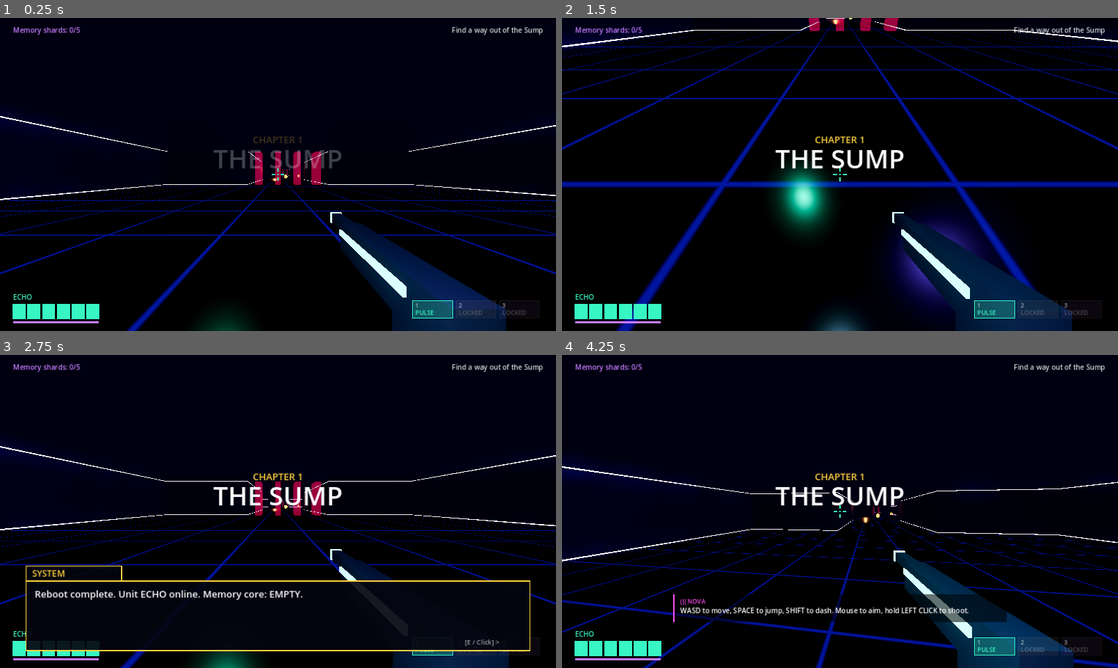
Above: before the commit, frames 1-4 (two rows, left to right).
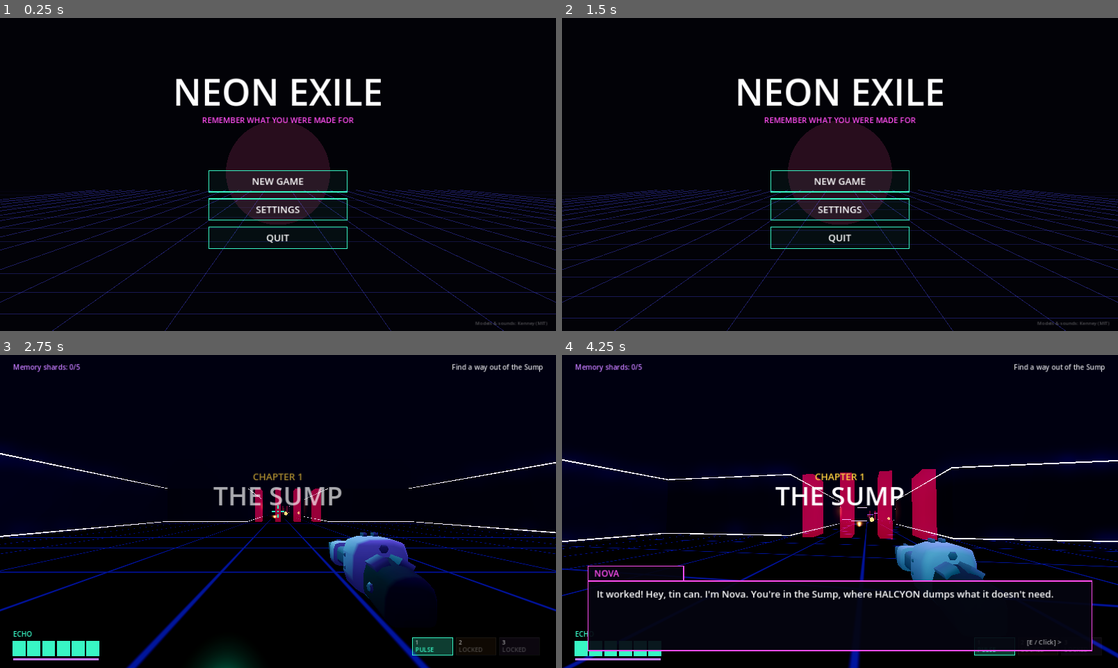
Above: after the commit, the same moments.

Repository: maximilianmischkin436-lgtm/Store
Game: Godot game, scene res://menu.tscn
Two runs of this game, one before a commit and one after it. Both use one fixed random seed, a clock stepped at 60 frames per second and the inputs below. Before the commit the project starts from res://game3d.tscn. Sound files missing from this copy of the repository are replaced by a short silence.
Inputs (mouse positions are in pixels of both pictures, inside the frame that each line leads up to):
- Up to frame 1 (0.25 s): no input
- Up to frame 2 (1.5 s): click (840, 208) at 0.5 s, where only the run after the commit has a clickable "SETTINGS"; click (840, 305) at 1.25 s, where only the run after the commit has a clickable "BACK"
- Up to frame 3 (2.75 s): click (278, 517) at 2 s, where only the run after the commit has a clickable "NEW GAME"
- Up to frame 4 (4.25 s): tap Enter at 2.75 s; move the mouse to (867, 511) at 2.77 s; hold W (up) from 2.78 s (still down); tap Q (ability) at 2.85 s; click (867, 511) at 2.92 s; tap Space (jump) at 3.02, 3.32, 3.77, 4.07 s; tap Shift (dash) at 3.05, 3.6 s; move the mouse to (812, 511) at 3.52 s; click (812, 511) at 3.67 s; tap J (shoot) at 3.8 s

The runs differ from the first frame. In frame 1, 20% of the frame differs, in the area x 0-100%, y 2-100%; in frame 2, 27%, in the area x 0-100%, y 0-100%; in frame 3, 12%; in frame 4, 17%.

Commit message:
Neon Exile: Kenney models and sounds, generated music, main menu, settings, save/continue, pause
Co-Authored-By: Claude Opus 5.5 <noreply@anthropic.com>
Claude-Session: https://claude.ai/code/session_01E5rt3pWNQ4N5fdCaZqhZuK

Diff:
--- /dev/null
+++ b/neon-exile/menu.tscn
@@ -0,0 +1,10 @@
+[gd_scene load_steps=2 format=3]
+
+[ext_resource type="Script" path="res://scripts3d/menu.gd" id="1"]
+
+[node name="Menu" type="Control"]
+layout_mode = 3
+anchors_preset = 15
+anchor_right = 1.0
+anchor_bottom = 1.0
+script = ExtResource("1")
--- a/neon-exile/project.godot
+++ b/neon-exile/project.godot
@@ -5,7 +5,7 @@
 
 config/name="Neon Exile"
 config/description="A neon sci-fi action RPG."
-run/main_scene="res://game3d.tscn"
+run/main_scene="res://menu.tscn"
 config/features=PackedStringArray("4.3", "GL Compatibility")
 
 [display]
@@ -20,3 +20,7 @@
 renderer/rendering_method="gl_compatibility"
 renderer/rendering_method.mobile="gl_compatibility"
 environment/defaults/default_clear_color=Color(0.027, 0.027, 0.06, 1)
+
+[autoload]
+
+Game="*res://scripts3d/game_state.gd"
--- a/neon-exile/scripts3d/boss3d.gd
+++ b/neon-exile/scripts3d/boss3d.gd
@@ -126,6 +126,7 @@
 			mode_t -= delta
 			if get_slide_collision_count() > 0 or mode_t <= 0.0:
 				main.shake(0.4)
+				Game.sfx("land", 0.4, 1.0)
 				_ring(16 + phase * 4, 9.0, 0.6)
 				mode = "idle"
 				cd = 1.3
@@ -198,5 +199,7 @@
 		return
 	hp -= dmg
 	flash = 0.06
+	if randf() < 0.3:
+		Game.sfx("enemy_hurt", 0.6, 0.5)
 	if hp <= 0:
 		main.on_boss_killed(self)
--- a/neon-exile/scripts3d/enemy3d.gd
+++ b/neon-exile/scripts3d/enemy3d.gd
@@ -59,22 +59,32 @@
 		eye.emission_energy_multiplier = 4.0
 		_mesh(SphereMesh.new(), Vector3(0, 0.15, -radius * 0.85), Vector3.ONE * 0.22, eye)
 	else:
-		var core := SphereMesh.new()
-		core.radial_segments = 4
-		core.rings = 2
-		_mesh(core, Vector3.ZERO, Vector3(1.2, 1.6, 1.2), mat)
+		# Drohne: Kenney-Modell mit rotem Neon-Schimmer
+		var model: Node3D = load("res://assets/kenney/models/enemy-flying.glb").instantiate()
+		model.rotation_degrees.y = 180.0
+		model.scale = Vector3.ONE * 0.9
+		model.position.y = -0.4
+		visual.add_child(model)
+		_overlay(model)
 		var ring := TorusMesh.new()
 		ring.inner_radius = 0.95
 		ring.outer_radius = 1.05
 		var r := _mesh(ring, Vector3.ZERO, Vector3.ONE, mat)
 		r.rotation.x = PI / 2.0
 		legs.append(r)
-		var eye := StandardMaterial3D.new()
-		eye.emission_enabled = true
-		eye.emission = Color.WHITE
-		eye.emission_energy_multiplier = 5.0
-		_mesh(SphereMesh.new(), Vector3(0, 0, -0.5), Vector3.ONE * 0.3, eye)
 		position.y = 2.0
+
+var ovl: StandardMaterial3D
+func _overlay(n: Node) -> void:
+	if ovl == null:
+		ovl = StandardMaterial3D.new()
+		ovl.transparency = BaseMaterial3D.TRANSPARENCY_ALPHA
+		ovl.blend_mode = BaseMaterial3D.BLEND_MODE_ADD
+		ovl.albedo_color = Color(col, 0.25)
+	if n is MeshInstance3D:
+		n.material_overlay = ovl
+	for c in n.get_children():
+		_overlay(c)
 
 func _mesh(m: Mesh, pos: Vector3, scl: Vector3, material: Material) -> MeshInstance3D:
 	var mi := MeshInstance3D.new()
@@ -89,6 +99,8 @@
 	t += delta
 	flash = maxf(0.0, flash - delta)
 	mat.emission = Color.WHITE if flash > 0.0 else col
+	if ovl:
+		ovl.albedo_color = Color(1, 1, 1, 0.8) if flash > 0.0 else Color(col, 0.25)
 	if not main.can_control():
 		return
 	var p = main.player
@@ -124,6 +136,7 @@
 			fire_t = randf_range(1.3, 1.9)
 			var from := global_position + Vector3(0, radius, 0)
 			var aim: Vector3 = (p.center() - from).normalized()
+			Game.sfx("enemy_shot", 1.2, 0.35)
 			for s in [-0.08, 0.0, 0.08]:
 				main.spawn_proj(from, aim.rotated(Vector3.UP, s) * 15.0, col)
 		if randf() < delta * 0.4:
@@ -136,7 +149,10 @@
 	flash = 0.08
 	awake = true
 	knock = Vector3(dir.x, 0, dir.z).normalized() * 5.0
+	if hp > 0:
+		Game.sfx("enemy_hurt", 1.0, 0.4)
 	if hp <= 0:
+		Game.sfx("enemy_die", 1.0, 0.7)
 		main.burst(global_position + Vector3(0, radius, 0), col, 30)
 		main.on_enemy_killed(self)
 		queue_free()
--- /dev/null
+++ b/neon-exile/scripts3d/game_state.gd
@@ -0,0 +1,104 @@
+extends Node
+# Autoload "Game": Einstellungen, Spielstand, Musik und Soundeffekte.
+
+const SAVE_PATH := "user://save.cfg"
+var sensitivity := 1.0
+var music_vol := 0.7
+var sfx_vol := 0.8
+var fullscreen := false
+var progress := 0          # 0 Start, 1 Schrottplatz geschafft, 2 Fragment, 3 Kapitel fertig
+var best_time := 0.0
+var continue_game := false
+
+var music: AudioStreamPlayer
+var current_track := ""
+var sfx_pool: Array = []
+var sounds := {}
+var walk: AudioStreamPlayer
+
+const SFX := {
+	"pulse": "res://assets/kenney/sounds/blaster_repeater.ogg",
+	"scatter": "res://assets/kenney/sounds/blaster.ogg",
+	"rail": "res://assets/kenney/sounds/blaster.ogg",
+	"enemy_shot": "res://assets/kenney/sounds/enemy_attack.ogg",
+	"enemy_die": "res://assets/kenney/sounds/enemy_destroy.ogg",
+	"enemy_hurt": "res://assets/kenney/sounds/enemy_hurt.ogg",
+	"jump": "res://assets/kenney/sounds/jump_a.ogg",
+	"land": "res://assets/kenney/sounds/land.ogg",
+	"swap": "res://assets/kenney/sounds/weapon_change.ogg",
+}
+
+func _ready() -> void:
+	process_mode = Node.PROCESS_MODE_ALWAYS
+	load_save()
+	music = AudioStreamPlayer.new()
+	music.finished.connect(func(): music.play())
+	add_child(music)
+	for i in 12:
+		var p := AudioStreamPlayer.new()
+		add_child(p)
+		sfx_pool.append(p)
+	for k in SFX:
+		sounds[k] = load(SFX[k])
+	walk = AudioStreamPlayer.new()
+	walk.stream = load("res://assets/kenney/sounds/walking.ogg")
+	walk.finished.connect(func(): if walk.get_meta("on", false): walk.play())
+	add_child(walk)
+	apply_settings()
+
+func apply_settings() -> void:
+	music.volume_db = linear_to_db(maxf(0.001, music_vol * 0.6))
+	walk.volume_db = linear_to_db(maxf(0.001, sfx_vol * 0.5))
+	if DisplayServer.get_name() != "headless":
+		DisplayServer.window_set_mode(DisplayServer.WINDOW_MODE_FULLSCREEN if fullscreen else DisplayServer.WINDOW_MODE_WINDOWED)
+
+func play_music(track: String) -> void:
+	if track == current_track:
+		return
+	current_track = track
+	music.stream = load("res://assets/music/%s.wav" % track)
+	music.play()
+
+func sfx(name: String, pitch: float = 1.0, vol: float = 1.0) -> void:
+	if not sounds.has(name):
+		return
+	for p in sfx_pool:
+		if not p.playing:
+			p.stream = sounds[name]
+			p.pitch_scale = pitch * randf_range(0.95, 1.05)
+			p.volume_db = linear_to_db(maxf(0.001, sfx_vol * vol))
+			p.play()
+			return
+
+func set_walking(on: bool) -> void:
+	walk.set_meta("on", on)
+	if on and not walk.playing:
+		walk.play()
+	elif not on and walk.playing:
+		walk.stop()
+
+func load_save() -> void:
+	var cf := ConfigFile.new()
+	if cf.load(SAVE_PATH) != OK:
+		return
+	sensitivity = cf.get_value("settings", "sensitivity", 1.0)
+	music_vol = cf.get_value("settings", "music", 0.7)
+	sfx_vol = cf.get_value("settings", "sfx", 0.8)
+	fullscreen = cf.get_value("settings", "fullscreen", false)
+	progress = cf.get_value("progress", "stage", 0)
+	best_time = cf.get_value("progress", "best_time", 0.0)
+
+func write_save() -> void:
+	var cf := ConfigFile.new()
+	cf.set_value("settings", "sensitivity", sensitivity)
+	cf.set_value("settings", "music", music_vol)
+	cf.set_value("settings", "sfx", sfx_vol)
+	cf.set_value("settings", "fullscreen", fullscreen)
+	cf.set_value("progress", "stage", progress)
+	cf.set_value("progress", "best_time", best_time)
+	cf.save(SAVE_PATH)
+
+func reach_stage(s: int) -> void:
+	if s > progress:
+		progress = s
+		write_save()
--- a/neon-exile/scripts3d/hud3d.gd
+++ b/neon-exile/scripts3d/hud3d.gd
@@ -95,7 +95,12 @@
 		draw_rect(Rect2(Vector2.ZERO, sz), Color(0.1, 0, 0.02, 0.6))
 		draw_string(font, Vector2(0, sz.y * 0.45), "SYSTEM FAILURE", HORIZONTAL_ALIGNMENT_CENTER, sz.x, 56, Color("#ff2d55"))
 		draw_string(font, Vector2(0, sz.y * 0.45 + 50), "Press E to reboot", HORIZONTAL_ALIGNMENT_CENTER, sz.x, 20, Color.WHITE)
+	if main.state == "paused":
+		draw_rect(Rect2(Vector2.ZERO, sz), Color(0, 0, 0, 0.6))
+		draw_string(font, Vector2(0, sz.y * 0.42), "PAUSED", HORIZONTAL_ALIGNMENT_CENTER, sz.x, 56, Color.WHITE)
+		draw_string(font, Vector2(0, sz.y * 0.42 + 50), "ESC  resume      M  main menu (progress is saved)", HORIZONTAL_ALIGNMENT_CENTER, sz.x, 18, Color(1, 1, 1, 0.7))
 	if main.state == "end":
+		draw_string(font, Vector2(0, sz.y * 0.4 + 130), "Press M for main menu", HORIZONTAL_ALIGNMENT_CENTER, sz.x, 16, Color(1, 1, 1, 0.5))
 		draw_rect(Rect2(Vector2.ZERO, sz), Color(0, 0, 0, 0.8))
 		draw_string(font, Vector2(0, sz.y * 0.4), "CHAPTER 1 COMPLETE", HORIZONTAL_ALIGNMENT_CENTER, sz.x, 48, Color("#ffd23d"))
 		draw_string(font, Vector2(0, sz.y * 0.4 + 50), "To be continued in Chapter 2: The Neon Market", HORIZONTAL_ALIGNMENT_CENTER, sz.x, 20, Color.WHITE)
--- a/neon-exile/scripts3d/main3d.gd
+++ b/neon-exile/scripts3d/main3d.gd
@@ -71,12 +71,47 @@
 	title_t = 6.0
 	objective = "Find a way out of the Sump"
 	Input.mouse_mode = Input.MOUSE_MODE_CAPTURED
+	Game.play_music("explore")
+	if Game.continue_game:
+		_apply_progress(Game.progress)
+
+# Spielstand fortsetzen: Bereiche, die schon geschafft sind, ueberspringen
+func _apply_progress(stage: int) -> void:
+	var T: float = level.T
+	seen["intro"] = true
+	seen["intro_done"] = true
+	title_t = 0.0
+	if stage >= 1:
+		seen["2"] = true
+		level.open_doors("D")
+		player.unlocked[1] = true
+		for e in get_tree().get_nodes_in_group("enemies"):
+			if e != boss and e.position.x < 43 * T:
+				e.queue_free()
+		checkpoint = Vector3(44.5 * T, 0, 14.5 * T)
+		objective = "Recover the memory shard"
+	if stage >= 2:
+		seen["3"] = true
+		for e in get_tree().get_nodes_in_group("enemies"):
+			if e != boss and e.position.x < 64 * T:
+				e.queue_free()
+		if shard_node:
+			shard_node.queue_free()
+			shard_node = null
+		shards = 1
+		player.unlocked[2] = true
+		player.ability_unlocked = true
+		level.open_doors("G")
+		checkpoint = Vector3(66.5 * T, 0, 14.5 * T)
+		objective = "Reach the lift"
+	player.position = checkpoint + Vector3(0, 0.2, 0)
+	radio("death")
 
 func _setup_input() -> void:
 	var keys := {
 		"up": [KEY_W, KEY_UP], "down": [KEY_S, KEY_DOWN], "left": [KEY_A, KEY_LEFT], "right": [KEY_D, KEY_RIGHT],
 		"jump": [KEY_SPACE], "dash": [KEY_SHIFT], "shoot": [KEY_J], "interact": [KEY_E, KEY_ENTER],
-		"weapon1": [KEY_1], "weapon2": [KEY_2], "weapon3": [KEY_3], "ability": [KEY_Q],
+		"menu": [KEY_M], "weapon1": [KEY_1], "weapon2": [KEY_2], "weapon3": [KEY_3], "ability": [KEY_Q],
 	}
 	for action in keys:
 		if not InputMap.has_action(action):
@@ -298,7 +333,16 @@
 	player.cam.h_offset = randf_range(-1, 1) * 0.12 * shake_t if shake_t > 0.0 else 0.0
 	player.cam.v_offset = randf_range(-1, 1) * 0.12 * shake_t if shake_t > 0.0 else 0.0
 	if Input.is_action_just_pressed("ui_cancel"):
-		Input.mouse_mode = Input.MOUSE_MODE_VISIBLE
+		if state == "play":
+			state = "paused"
+			Input.mouse_mode = Input.MOUSE_MODE_VISIBLE
+		elif state == "paused":
+			state = "play"
+			Input.mouse_mode = Input.MOUSE_MODE_CAPTURED
+	if (state == "paused" or state == "end") and Input.is_action_just_pressed("menu"):
+		Game.write_save()
+		get_tree().change_scene_to_file("res://menu.tscn")
+		return
 	if state == "play" and Input.mouse_mode != Input.MOUSE_MODE_CAPTURED and Input.is_mouse_button_pressed(MOUSE_BUTTON_LEFT):
 		Input.mouse_mode = Input.MOUSE_MODE_CAPTURED
 	if title_t < 4.5 and not seen.has("intro"):
@@ -360,6 +404,7 @@
 		"5":
 			if boss:
 				say("boss", func():
+					Game.play_music("boss")
 					boss.active = true
 					banner("WARDEN-07", Color("#ff2d55"))
 					shake(0.5))
@@ -378,6 +423,7 @@
 	if not alive and level.doors_of("D").size() > 0 and player.global_position.x > 15 * T:
 		level.open_doors("D", 44 * T)
 		banner("DOOR UNLOCKED", Color("#38f5c4"))
+		Game.reach_stage(1)
 		if not player.unlocked[1]:
 			player.unlocked[1] = true
 			radio("scatter")
@@ -391,6 +437,7 @@
 		shards += 1
 		checkpoint = player.global_position
 		player.hp = player.max_hp
+		Game.reach_stage(2)
 		say("shard", func():
 			player.unlocked[2] = true
 			player.ability_unlocked = true
@@ -436,6 +483,12 @@
 	clear_projectiles()
 	for e in get_tree().get_nodes_in_group("enemies"):
 		e.queue_free()
+	Game.play_music("explore")
+	Game.sfx("enemy_die", 0.5, 1.0)
+	if Game.best_time <= 0.0 or play_time < Game.best_time:
+		Game.best_time = play_time
+	Game.reach_stage(3)
+	Game.write_save()
 	say("victory", func():
 		state = "end"
 		Input.mouse_mode = Input.MOUSE_MODE_VISIBLE)
--- /dev/null
+++ b/neon-exile/scripts3d/menu.gd
@@ -0,0 +1,102 @@
+extends Control
+# Hauptmenue mit Einstellungen. Hintergrund: animiertes Neon-Raster.
+
+var t := 0.0
+var main_box: VBoxContainer
+var settings_box: VBoxContainer
+var font := ThemeDB.fallback_font
+
+func _ready() -> void:
+	set_anchors_preset(Control.PRESET_FULL_RECT)
+	Input.mouse_mode = Input.MOUSE_MODE_VISIBLE
+	Game.play_music("explore")
+	main_box = _box()
+	if Game.progress > 0 and Game.progress < 3:
+		_button(main_box, "CONTINUE", func(): _start(true))
+	_button(main_box, "NEW GAME", func(): _start(false))
+	_button(main_box, "SETTINGS", func(): main_box.visible = false; settings_box.visible = true)
+	_button(main_box, "QUIT", func(): get_tree().quit())
+	settings_box = _box()
+	settings_box.visible = false
+	_slider(settings_box, "Mouse sensitivity", 0.2, 3.0, Game.sensitivity, func(v): Game.sensitivity = v)
+	_slider(settings_box, "Music volume", 0.0, 1.0, Game.music_vol, func(v): Game.music_vol = v; Game.apply_settings())
+	_slider(settings_box, "Sound volume", 0.0, 1.0, Game.sfx_vol, func(v): Game.sfx_vol = v; Game.apply_settings(); Game.sfx("pulse"))
+	var fs := CheckBox.new()
+	fs.text = "Fullscreen"
+	fs.button_pressed = Game.fullscreen
+	fs.add_theme_font_size_override("font_size", 20)
+	fs.toggled.connect(func(on): Game.fullscreen = on; Game.apply_settings())
+	settings_box.add_child(fs)
+	_button(settings_box, "BACK", func(): Game.write_save(); settings_box.visible = false; main_box.visible = true)
+
+func _box() -> VBoxContainer:
+	var b := VBoxContainer.new()
+	b.add_theme_constant_override("separation", 14)
+	b.set_anchors_preset(Control.PRESET_CENTER)
+	b.position = Vector2(-160, -10)
+	b.custom_minimum_size = Vector2(320, 0)
+	add_child(b)
+	return b
+
+func _style(col: Color, fill: float) -> StyleBoxFlat:
+	var s := StyleBoxFlat.new()
+	s.bg_color = Color(col, fill)
+	s.border_color = col
+	s.set_border_width_all(2)
+	s.set_content_margin_all(10)
+	return s
+
+func _button(parent: Node, label: String, cb: Callable) -> void:
+	var b := Button.new()
+	b.text = label
+	b.add_theme_font_size_override("font_size", 22)
+	b.add_theme_stylebox_override("normal", _style(Color("#38f5c4"), 0.05))
+	b.add_theme_stylebox_override("hover", _style(Color("#38f5c4"), 0.25))
+	b.add_theme_stylebox_override("pressed", _style(Color("#ff4df0"), 0.3))
+	b.add_theme_stylebox_override("focus", _style(Color("#ff4df0"), 0.1))
+	b.add_theme_color_override("font_color", Color.WHITE)
+	b.pressed.connect(func(): Game.sfx("swap"); cb.call())
+	parent.add_child(b)
+
+func _slider(parent: Node, label: String, lo: float, hi: float, val: float, cb: Callable) -> void:
+	var l := Label.new()
+	l.text = label
+	l.add_theme_font_size_override("font_size", 18)
+	parent.add_child(l)
+	var s := HSlider.new()
+	s.min_value = lo
+	s.max_value = hi
+	s.step = 0.05
+	s.value = val
+	s.custom_minimum_size = Vector2(320, 24)
+	s.value_changed.connect(cb)
+	parent.add_child(s)
+
+func _start(cont: bool) -> void:
+	Game.continue_game = cont
+	if not cont:
+		Game.progress = 0
+		Game.write_save()
+	get_tree().change_scene_to_file("res://game3d.tscn")
+
+func _process(delta: float) -> void:
+	t += delta
+	queue_redraw()
+
+func _draw() -> void:
+	var sz := get_viewport_rect().size
+	draw_rect(Rect2(Vector2.ZERO, sz), Color(0.01, 0.008, 0.03))
+	# Perspektivisches Raster (Horizont bei 55%)
+	var hy := sz.y * 0.55
+	for i in range(-14, 15):
+		draw_line(Vector2(sz.x / 2 + i * 30, hy), Vector2(sz.x / 2 + i * 260, sz.y), Color(0.3, 0.3, 1, 0.35), 1.5)
+	for i in 12:
+		var f := fmod(i / 12.0 + t * 0.08, 1.0)
+		var y := hy + (sz.y - hy) * f * f
+		draw_line(Vector2(0, y), Vector2(sz.x, y), Color(0.3, 0.3, 1, 0.35 * f), 1.5)
+	draw_circle(Vector2(sz.x / 2, hy - 40), 120, Color(1, 0.3, 0.6, 0.15))
+	draw_string(font, Vector2(0, sz.y * 0.28), "NEON EXILE", HORIZONTAL_ALIGNMENT_CENTER, sz.x, 84, Color.WHITE)
+	draw_string(font, Vector2(0, sz.y * 0.28 + 40), "REMEMBER WHAT YOU WERE MADE FOR", HORIZONTAL_ALIGNMENT_CENTER, sz.x, 18, Color("#ff4df0"))
+	if Game.best_time > 0:
+		draw_string(font, Vector2(0, sz.y - 30), "Best chapter 1 time: %ds" % int(Game.best_time), HORIZONTAL_ALIGNMENT_CENTER, sz.x, 14, Color(1, 1, 1, 0.5))
+	draw_string(font, Vector2(0, sz.y - 14), "Models & sounds: Kenney (MIT)", HORIZONTAL_ALIGNMENT_RIGHT, sz.x - 20, 11, Color(1, 1, 1, 0.3))
--- a/neon-exile/scripts3d/player3d.gd
+++ b/neon-exile/scripts3d/player3d.gd
@@ -10,7 +10,7 @@
 var muzzle: Node3D
 var yaw := 0.0
 var pitch := 0.0
-var sens := 0.0025
+var sens := 0.0025   # wird mit Game.sensitivity multipliert
 const SPEED := 7.5
 const ACCEL := 70.0
 const AIR_ACCEL := 25.0
@@ -23,7 +23,7 @@
 var shoot_cd := 0.0
 var bob := 0.0
 var recoil := 0.0
-var gun_base := Vector3(0.2, -0.17, -0.32)
+var gun_base := Vector3(0.17, -0.15, -0.3)
 # Waffen: Name, Farbe, Feuerrate, Schaden, Kugeln pro Schuss, Streuung, Reichweite, durchschlagend, automatisch
 const WEAPONS := [
 	{"name": "PULSE RIFLE", "col": Color("#38f5c4"), "rate": 0.13, "dmg": 1, "pellets": 1, "spread": 0.008, "range": 90.0, "pierce": false, "auto": true},
@@ -57,46 +57,59 @@
 	head.add_child(cam)
 	_build_gun()
 
+var models: Array = []
+var was_on_floor := true
+const GUN_MODELS := ["res://assets/kenney/models/blaster-repeater.glb", "res://assets/kenney/models/blaster.glb", "res://assets/kenney/models/blaster-repeater.glb"]
+
 func _build_gun() -> void:
 	gun = Node3D.new()
 	gun.position = gun_base
-	gun.scale = Vector3.ONE * 0.6
 	cam.add_child(gun)
+	for i in 3:
+		var m: Node3D = load(GUN_MODELS[i]).instantiate()
+		m.rotation_degrees.y = 180.0
+		m.scale = Vector3.ONE * 0.13 if i < 2 else Vector3(0.12, 0.12, 0.18)
+		m.visible = i == 0
+		gun.add_child(m)
+		_no_shadow(m)
+		if i == 2:
+			_tint(m, Color("#c77dff"))   # Railgun: lila Leuchten
+		models.append(m)
+	glow_mat = StandardMaterial3D.new()
+	muzzle = Node3D.new()
+	muzzle.position = Vector3(0, 0.03, -0.22)
+	gun.add_child(muzzle)
 	# schwaches Licht am Spieler, damit Waffe und nahe Waende sichtbar sind
 	var lamp := OmniLight3D.new()
 	lamp.light_color = Color("#9fe8ff")
-	lamp.light_energy = 0.8
-	lamp.omni_range = 7.0
+	lamp.light_energy = 0.5
+	lamp.omni_range = 9.0
+	lamp.position = Vector3(0, 0.6, -2.5)
 	cam.add_child(lamp)
-	var dark := StandardMaterial3D.new()
-	dark.albedo_color = Color(0.3, 0.3, 0.4)
-	dark.metallic = 0.8
-	dark.roughness = 0.3
-	var glow := StandardMaterial3D.new()
-	glow_mat = glow
-	glow.albedo_color = Color.BLACK
-	glow.emission_enabled = true
-	glow.emission = Color("#38f5c4")
-	glow.emission_energy_multiplier = 1.2
-	for part in [[Vector3(0, 0, 0), Vector3(0.09, 0.12, 0.5), dark], [Vector3(0, -0.1, 0.12), Vector3(0.06, 0.16, 0.08), dark],
-			[Vector3(0, 0.035, -0.32), Vector3(0.05, 0.05, 0.25), dark], [Vector3(0.048, 0.02, -0.05), Vector3(0.01, 0.025, 0.4), glow],
-			[Vector3(-0.048, 0.02, -0.05), Vector3(0.01, 0.025, 0.4), glow], [Vector3(0, 0.035, -0.45), Vector3(0.06, 0.06, 0.02), glow]]:
-		var mi := MeshInstance3D.new()
-		var bm := BoxMesh.new()
-		bm.size = part[1]
-		mi.mesh = bm
-		mi.material_override = part[2]
-		mi.position = part[0]
-		mi.cast_shadow = GeometryInstance3D.SHADOW_CASTING_SETTING_OFF
-		gun.add_child(mi)
-	muzzle = Node3D.new()
-	muzzle.position = Vector3(0, 0.035, -0.47)
-	gun.add_child(muzzle)
+
+func _no_shadow(n: Node) -> void:
+	if n is GeometryInstance3D:
+		n.cast_shadow = GeometryInstance3D.SHADOW_CASTING_SETTING_OFF
+	for c in n.get_children():
+		_no_shadow(c)
+
+func _tint(n: Node, col: Color) -> void:
+	if n is MeshInstance3D:
+		var m := StandardMaterial3D.new()
+		m.transparency = BaseMaterial3D.TRANSPARENCY_ALPHA
+		m.blend_mode = BaseMaterial3D.BLEND_MODE_ADD
+		m.albedo_color = Color(col, 0.35)
+		m.emission_enabled = true
+		m.emission = col
+		m.emission_energy_multiplier = 0.6
+		n.material_overlay = m
+	for c in n.get_children():
+		_tint(c, col)
 
 func _unhandled_input(e: InputEvent) -> void:
 	if e is InputEventMouseMotion and Input.mouse_mode == Input.MOUSE_MODE_CAPTURED:
-		yaw -= e.relative.x * sens
-		pitch = clampf(pitch - e.relative.y * sens, -1.45, 1.45)
+		yaw -= e.relative.x * sens * Game.sensitivity
+		pitch = clampf(pitch - e.relative.y * sens * Game.sensitivity, -1.45, 1.45)
 	if e is InputEventMouseButton and e.pressed and e.button_index in [MOUSE_BUTTON_WHEEL_UP, MOUSE_BUTTON_WHEEL_DOWN]:
 		var dir := 1 if e.button_index == MOUSE_BUTTON_WHEEL_DOWN else -1
 		for i in range(1, 4):
@@ -111,8 +124,9 @@
 	weapon = n
 	swap_t = 0.25
 	shoot_cd = maxf(shoot_cd, 0.2)
-	glow_mat.emission = WEAPONS[n].col
-	gun.scale = [Vector3(1, 1, 1), Vector3(1.5, 1.3, 0.75), Vector3(0.8, 0.8, 1.4)][n] * 0.6
+	for i in 3:
+		models[i].visible = i == n
+	Game.sfx("swap")
 
 func _physics_process(delta: float) -> void:
 	inv = maxf(0.0, inv - delta)
@@ -124,6 +138,7 @@
 	if not is_on_floor():
 		velocity.y -= GRAV * delta
 	if not main.can_control():
+		Game.set_walking(false)
 		velocity.x = 0.0
 		velocity.z = 0.0
 		move_and_slide()
@@ -135,6 +150,7 @@
 	velocity.z = move_toward(velocity.z, dir.z * SPEED, acc * delta)
 	if is_on_floor() and Input.is_action_just_pressed("jump"):
 		velocity.y = JUMP
+		Game.sfx("jump", 1.0, 0.6)
 	if Input.is_action_just_pressed("dash") and dash_cd <= 0.0:
 		dash_dir = dir if dir != Vector3.ZERO else -transform.basis.z
 		dash_t = 0.18
@@ -144,6 +160,10 @@
 		velocity.x = dash_dir.x * 24.0
 		velocity.z = dash_dir.z * 24.0
 	move_and_slide()
+	if is_on_floor() and not was_on_floor:
+		Game.sfx("land", 1.0, 0.6)
+	was_on_floor = is_on_floor()
+	Game.set_walking(is_on_floor() and Vector2(velocity.x, velocity.z).length() > 2.0 and dash_t <= 0.0)
 	cam.fov = lerpf(cam.fov, 98.0 if dash_t > 0.0 else 85.0, minf(1.0, delta * 10.0))
 	var moving := Vector2(velocity.x, velocity.z).length() > 1.0 and is_on_floor()
 	if moving:
@@ -163,6 +183,7 @@
 	var trigger := Input.is_action_pressed("shoot") if wd.auto else Input.is_action_just_pressed("shoot")
 	if trigger and shoot_cd <= 0.0:
 		shoot_cd = wd.rate
+		Game.sfx(["pulse", "scatter", "rail"][weapon], [1.25, 0.85, 0.5][weapon], [0.5, 0.9, 1.0][weapon])
 		recoil = 1.0 if weapon == 0 else 2.2
 		for i in wd.pellets:
 			var spread: Vector3 = Vector3(randf_range(-1, 1), randf_range(-1, 1), 0) * float(wd.spread)
--- /dev/null
+++ b/neon-exile/tests/continue_test.gd
@@ -0,0 +1,14 @@
+extends Node
+# Prueft "Continue" mit Spielstand 2 (Fragment geholt)
+var t := 0.0
+var g
+func _ready() -> void:
+	Game.progress = 2
+	Game.continue_game = true
+	g = load("res://game3d.tscn").instantiate()
+	add_child(g)
+func _process(d: float) -> void:
+	t += d
+	if t > 0.5:
+		print("CONTINUE pos=", g.player.global_position.round(), " unlocked=", g.player.unlocked, " ability=", g.player.ability_unlocked, " gate=", g.level.doors_of("G").size(), " enemies=", get_tree().get_nodes_in_group("enemies").size())
+		get_tree().quit()
--- /dev/null
+++ b/neon-exile/tests/continue_test.tscn
@@ -0,0 +1,6 @@
+[gd_scene load_steps=2 format=3]
+
+[ext_resource type="Script" path="res://tests/continue_test.gd" id="1"]
+
+[node name="ContinueTest" type="Node"]
+script = ExtResource("1")
--- /dev/null
+++ b/neon-exile/tests/shots_menu.gd
@@ -0,0 +1,40 @@
+extends Node
+# Screenshots von Menue, Waffen und Drohne (Entwicklung)
+var t := 0.0
+var step := 0
+var g
+func snap(n: String) -> void:
+	await RenderingServer.frame_post_draw
+	get_viewport().get_texture().get_image().save_png("user://shots3d/" + n + ".png")
+	print("shot ", n)
+func _ready() -> void:
+	DirAccess.make_dir_recursive_absolute("user://shots3d")
+	var m = load("res://menu.tscn").instantiate()
+	add_child(m)
+func _process(d: float) -> void:
+	t += d
+	match step:
+		0:
+			if t > 1.0: snap("10_menu"); step = 1; t = 0
+		1:
+			for c in get_children(): c.queue_free()
+			g = load("res://game3d.tscn").instantiate(); add_child(g); step = 2; t = 0
+		2:
+			if g.dialog.active: g.dialog.skip()
+			if t > 0.5:
+				g.player.unlocked = [true, true, true]
+				g.player.global_position = Vector3(47 * 3, 0.2, 15 * 3); g.player.yaw = -PI / 2; g.player.pitch = 0.05
+				g.player.inv = 99
+				step = 3; t = 0
+		3:
+			if g.dialog.active: g.dialog.skip()
+			g.player.inv = 99
+			if t > 1.5: snap("11_pulse"); g.player.select_weapon(1); step = 4; t = 0
+		4:
+			g.player.inv = 99
+			if t > 0.6: snap("12_scatter"); g.player.select_weapon(2); step = 5; t = 0
+		5:
+			g.player.inv = 99
+			if t > 0.6: snap("13_rail"); step = 6; t = 0
+		6:
+			print("progress saved: ", Game.progress); get_tree().quit()
--- /dev/null
+++ b/neon-exile/tests/shots_menu.tscn
@@ -0,0 +1,6 @@
+[gd_scene load_steps=2 format=3]
+
+[ext_resource type="Script" path="res://tests/shots_menu.gd" id="1"]
+
+[node name="ShotsMenu" type="Node"]
+script = ExtResource("1")
Binary file added: neon-exile/assets/kenney/models/Textures/colormap.png
Binary file added: neon-exile/assets/kenney/models/blaster-repeater.glb
Binary file added: neon-exile/assets/kenney/models/blaster.glb
Binary file added: neon-exile/assets/kenney/models/enemy-flying.glb
Binary file changed: neon-exile/docs/shots3d/06_boss_scatter.png
Binary file added: neon-exile/docs/shots3d/10_menu.png
Binary file added: neon-exile/docs/shots3d/11_pulse.png
Binary file added: neon-exile/docs/shots3d/12_scatter.png
Binary file added: neon-exile/docs/shots3d/13_rail.png
Not shown, changed: dist/neon-exile.zip
Not shown, added: neon-exile/assets/kenney/LICENSE-Kenney-Starter-Kit-FPS.md
Not shown, added: neon-exile/assets/kenney/sounds/blaster.ogg
(and 10 more such lines)
